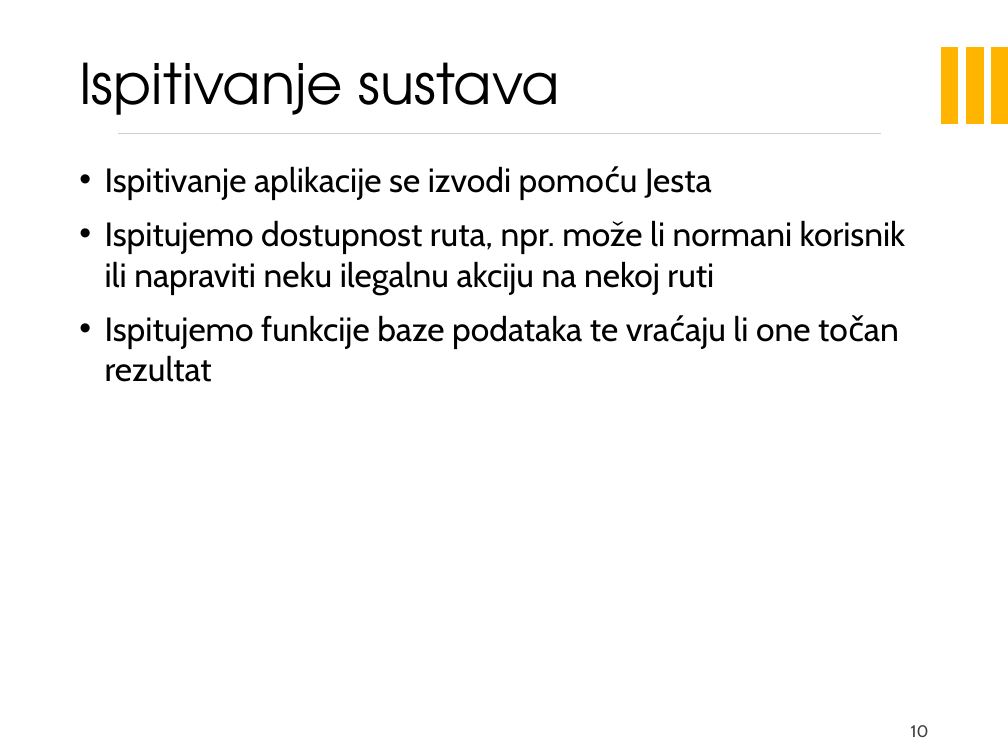
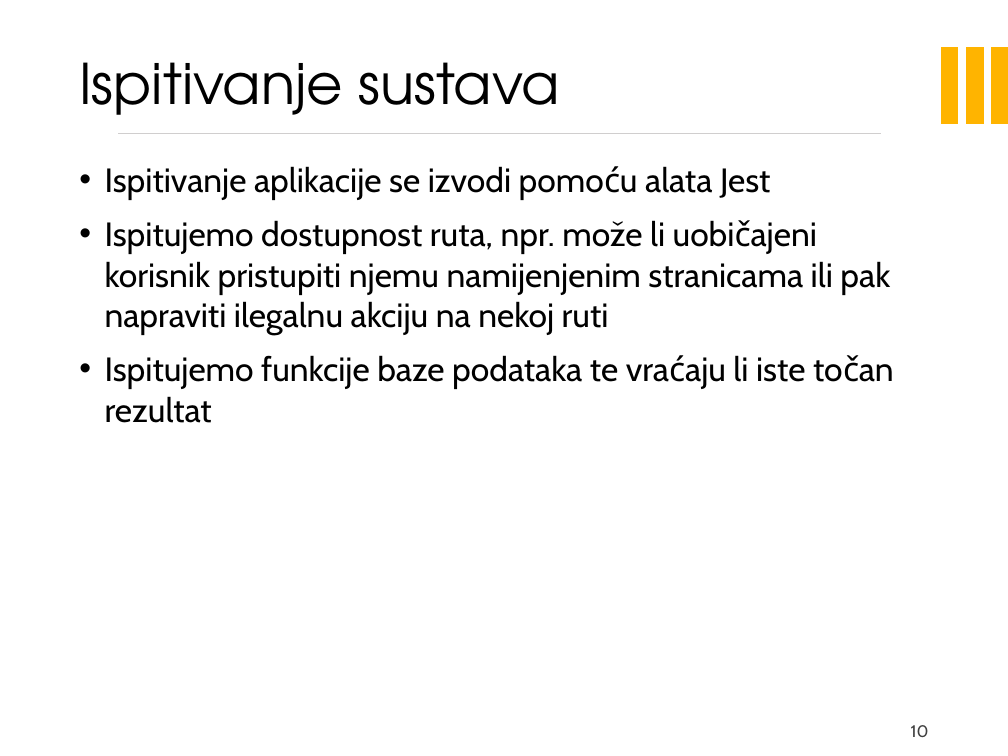
Before and after one commit to nogicn/BalkanLingo, a slide deck: slide 10 of Dokumentacija/PrezentacijaProjekata.pptx. Drawn at 1008x756 pixels with LibreOffice and Linux fonts; fonts in the diff are those of the drawing; background and template pictures are left out. Boxes give left, top, right and bottom in pixels: in the first picture for what was removed or moved away, otherwise in the second. Text is boxed around its words. In the diff, an @@ line names an element or a change of style, - is before the commit and + after.

```diff
--- a/Dokumentacija/PrezentacijaProjekata.pptx
+++ b/Dokumentacija/PrezentacijaProjekata.pptx
@@ text at (105, 166, 890, 423): text changed @@
-• Ispitivanje aplikacije se izvodi pomoću Jesta
-• Ispitujemo dostupnost ruta, npr. može li normani korisnik ili napraviti neku ilegalnu akciju na nekoj ruti
-• Ispitujemo funkcije baze podataka te vraćaju li one točan rezultat
+• Ispitivanje aplikacije se izvodi pomoću alata Jest
+• Ispitujemo dostupnost ruta, npr. može li uobičajeni korisnik pristupiti njemu namijenjenim stranicama ili pak napraviti ilegalnu akciju na nekoj ruti
+• Ispitujemo funkcije baze podataka te vraćaju li iste točan rezultat
```
Also in this commit, not shown: 8 other slides changed, 1 slide removed, 1 other file.
